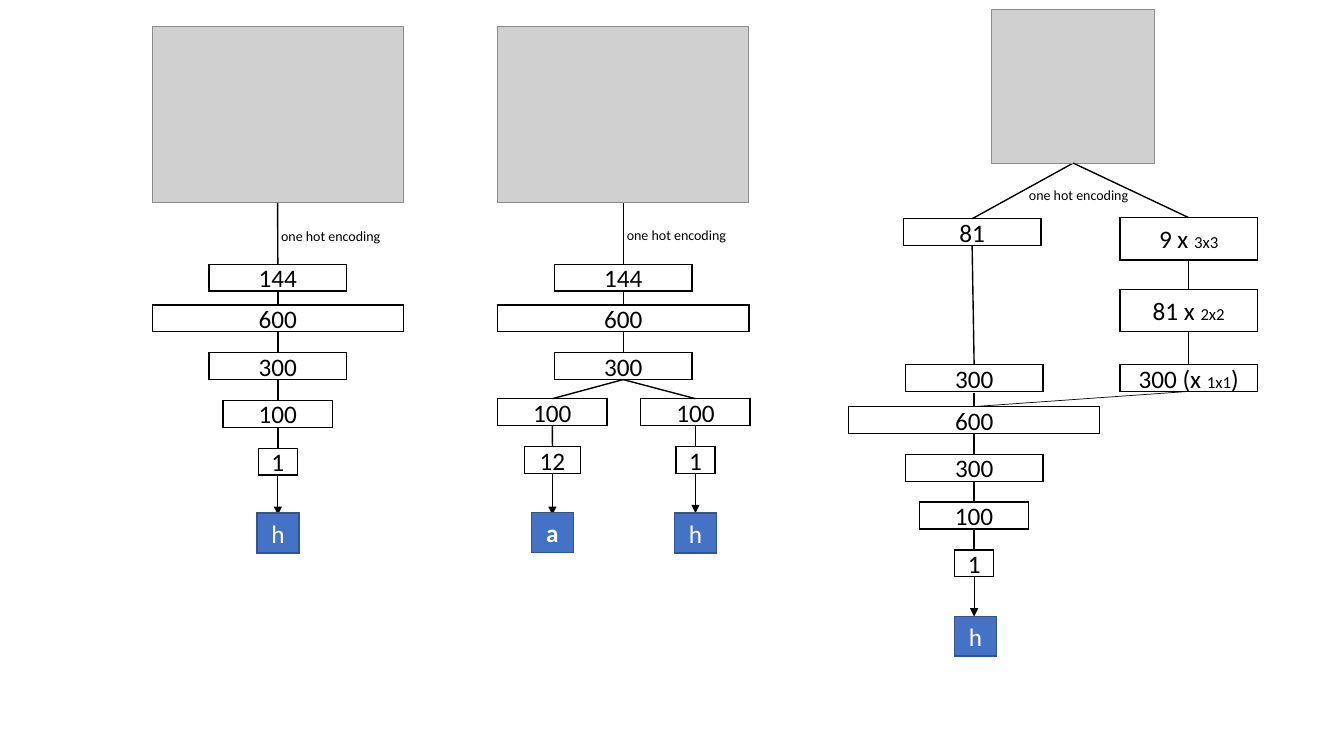
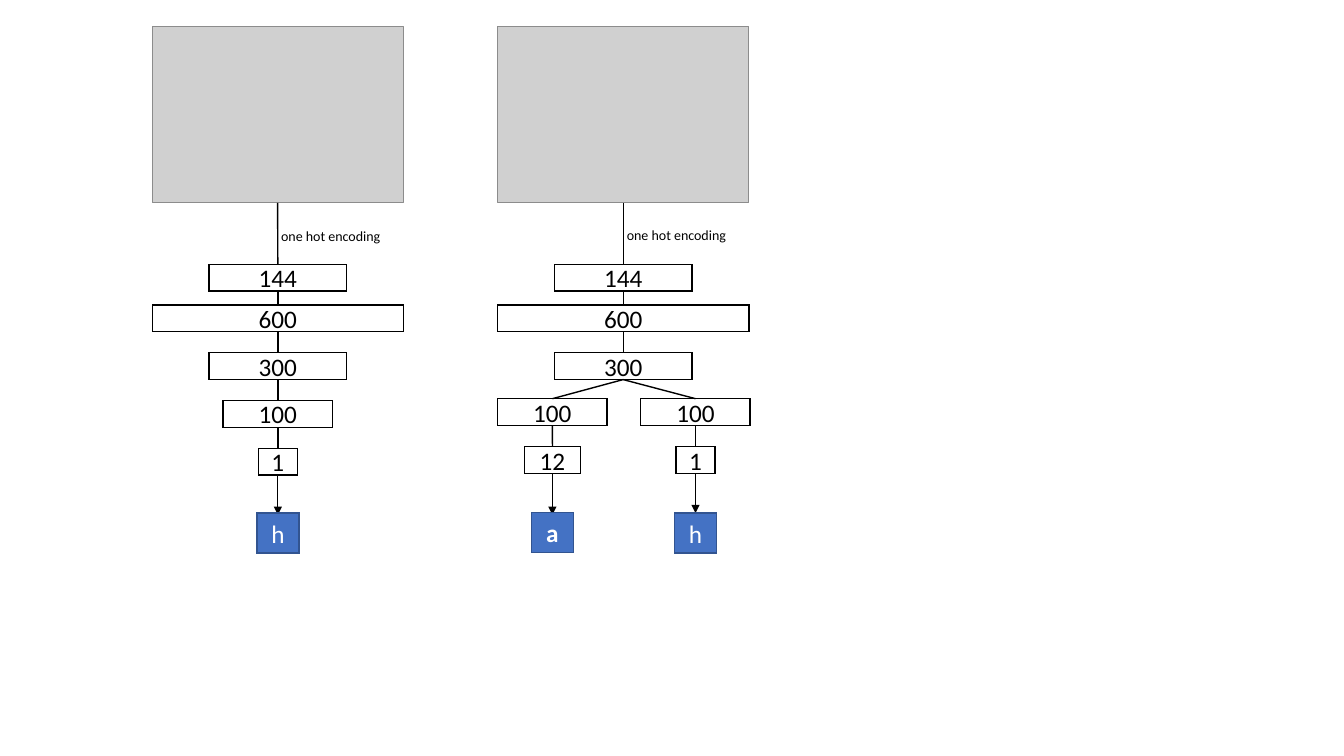
Before and after one commit to fberrier/rubiks, a slide deck: slide 1 of latex/Figures/networks.pptx. Drawn at 1344x756 pixels with LibreOffice and Linux fonts; fonts in the diff are those of the drawing; grey boxes stand for pictures. Boxes give left, top, right and bottom in pixels: in the first picture for what was removed or moved away, otherwise in the second. Text is boxed around its words. In the diff, an @@ line names an element or a change of style, - is before the commit and + after.

```diff
--- a/latex/Figures/networks.pptx
+++ b/latex/Figures/networks.pptx
@@ group removed at box(849, 10, 1258, 656): 10 rectangles, 10 lines, 1 arrow, 1 picture, 1 text @@
-81
-600
-300
-100
-1
-300
-300 (x 1x1)
-h
-9 x 3x3
-one hot encoding
-81 x 2x2
```
Also in this commit, not shown: 1 slide added, 6 other files.
